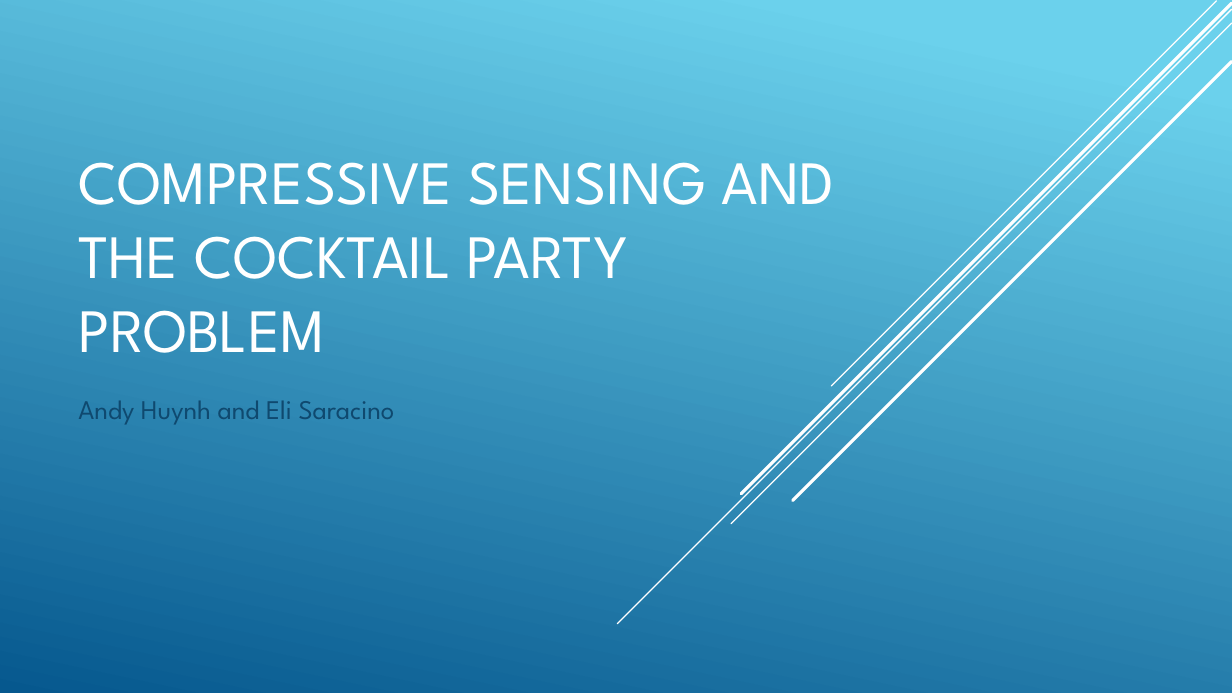
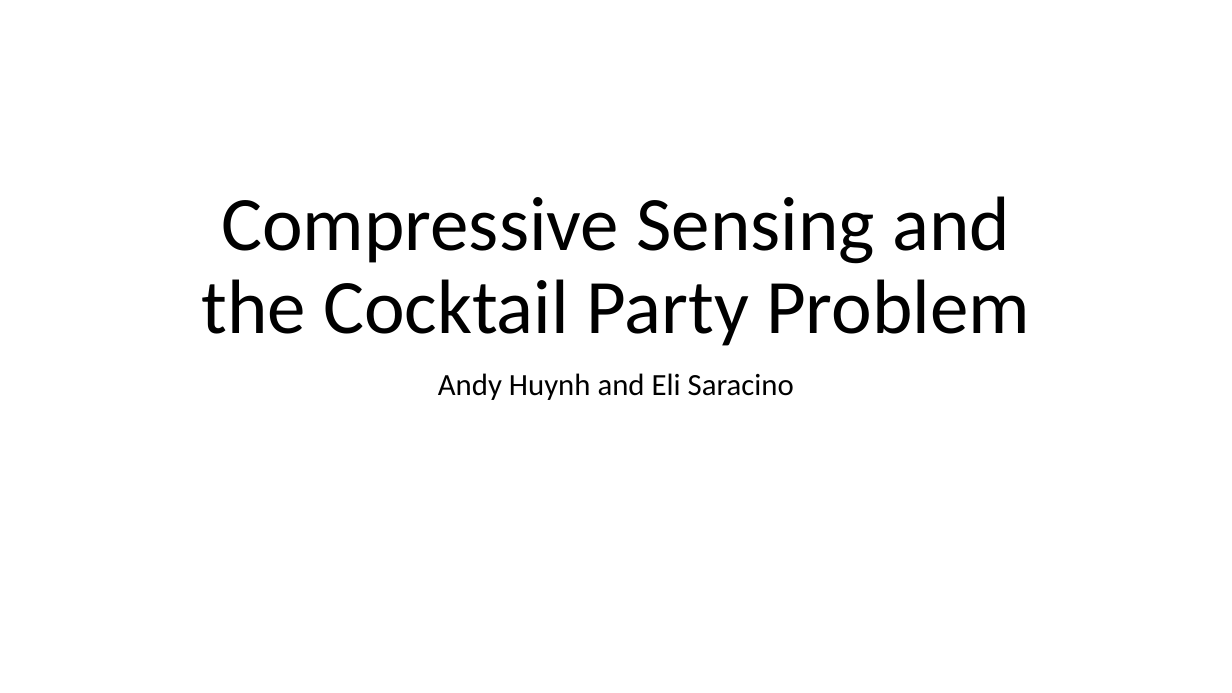
Before and after one commit to esaracin/compressive-sensing-cocktail-party-problem, a slide deck: slide 1 of slide/slides.pptx. Drawn at 1232x693 pixels with LibreOffice and Linux fonts; fonts in the diff are those of the drawing. Boxes give left, top, right and bottom in pixels: in the first picture for what was removed or moved away, otherwise in the second. Text is boxed around its words. In the diff, an @@ line names an element or a change of style, - is before the commit and + after.

Commit message:
made them boring again for you Andy

```diff
--- a/slide/slides.pptx
+++ b/slide/slides.pptx
@@ background gradient #6ED2EB to #06588E to #FFFFFF @@
@@ line removed from (1232, 9) to (617, 624) @@
@@ line removed from (1232, 23) to (731, 524) @@
@@ line removed from (1232, 4) to (741, 494) @@
@@ line removed from (1216, 1) to (832, 386) @@
@@ line removed from (1232, 62) to (793, 501) @@
@@ title at [201, 196, 1030, 346]: text changed; size 48 to 60 pt; font League Spartan to Calibri; text colour #FFFFFF to #000000 @@
-COMPRESSIVE SENSING AND THE COCKTAIL PARTY PROBLEM
+Compressive Sensing and the Cocktail Party Problem
@@ subtitle "Andy Huynh and Eli Saracino": place and size @@
-subtitle "Andy Huynh and Eli Saracino" at [78, 401, 395, 424]
+subtitle "Andy Huynh and Eli Saracino" at [438, 373, 794, 400]
@@ subtitle "Andy Huynh and Eli Saracino" at [438, 373, 794, 400]: size 21 to 24 pt, font League Spartan to Calibri, text colour #0F496F to #000000; alignment left to centre; line spacing 1 to 0.9 @@
```
Also in this commit, not shown: 8 other slides changed, 1 slide added, 1 slide removed.
